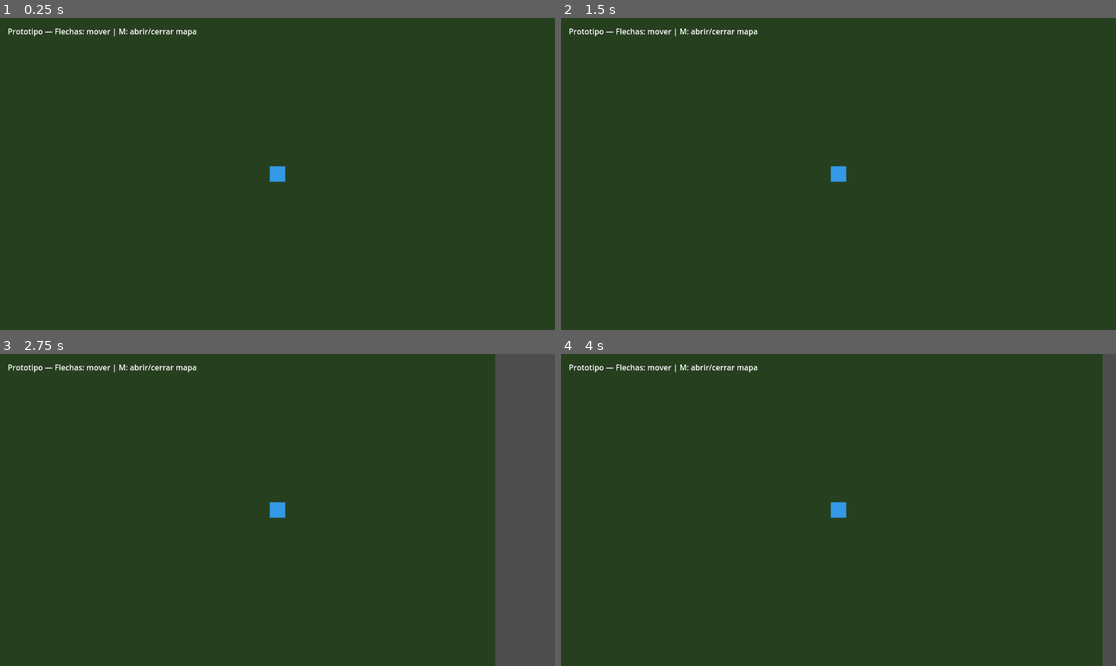
Above: before the commit, frames 1-4 (two rows, left to right).
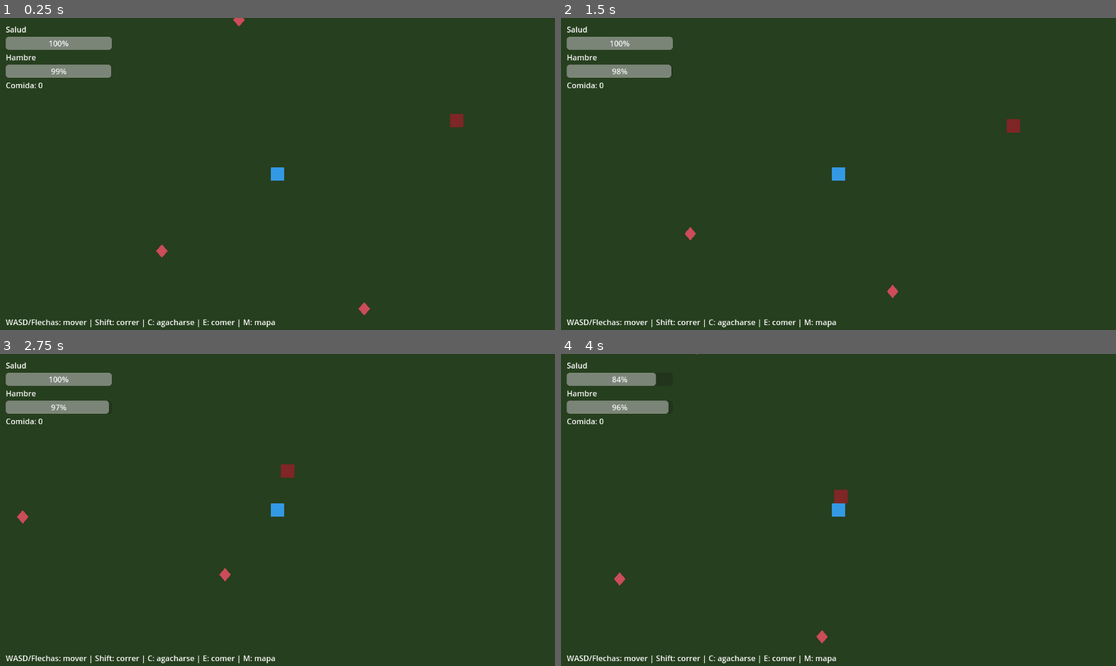
Above: after the commit, the same moments.

Repository: lorenzoengraf10-dot/z
Game: Godot game, scene res://scenes/Main.tscn
The game is run twice, just before and just after one commit, with the same random seed, the same clock (stepped at 60 frames per second) and the same inputs.
Inputs:
- Up to frame 1 (0.25 s): no input
- Up to frame 2 (1.5 s): tap Enter at 0.5 s; hold Right (ui_right) 0.53-1.28 s; hold C (crouch, bound only after the commit) 0.53-1.28 s; tap E (interact, bound only after the commit) at 0.8, 1.35 s; hold Down (ui_down) from 1.28 s (still down)
- Up to frame 3 (2.75 s): tap Shift (run, bound only after the commit) at 1.55 s; release Down (ui_down) at 2.03 s; hold Right (ui_right) from 2.03 s (still down); hold Shift (run, bound only after the commit) from 2.03 s (still down); tap C (crouch, bound only after the commit) at 2.3 s
- Up to frame 4 (4 s): release Right (ui_right) at 2.78 s; release Shift (run, bound only after the commit) at 2.78 s; hold Up (ui_up) 2.78-3.53 s; tap C (crouch, bound only after the commit) at 2.85 s; tap E (interact, bound only after the commit) at 3.05 s; hold Left (ui_left) from 3.53 s (still down); hold E (interact, bound only after the commit) from 3.53 s (still down); tap Shift (run, bound only after the commit) at 3.8 s

The runs differ from the first frame. In frame 1, 2.8% of the frame differs, in the area x 1-84%, y 0-100%; in frame 2, 2.8%; in frame 3, 14%, in the area x 1-100%, y 0-100%; in frame 4, 5.0%.

Commit message:
Build core survival loop prototype (stealth, zombie AI, needs)
Add the heart of the Phase 1 vertical slice on top of the Godot
scaffold:
- Player movement with walk/run/crouch, each with its own noise radius.
- Zombie AI state machine (wander/chase/attack) that detects the player
  by vision cone (with line of sight) or by hearing the player's noise.
- Reusable needs component (health + hunger) with starvation damage.
- Food pickups and consumption, plus a HUD wired to player signals.
- Input actions registered at runtime via an autoload.

All art is intentionally placeholder; the goal is validating the loop.

Co-Authored-By: Claude Sonnet 5 <noreply@anthropic.com>
Claude-Session: https://claude.ai/code/session_01GPReU8rGyh9vKeRmDAzMaQ

Diff:
--- a/game/project.godot
+++ b/game/project.godot
@@ -11,6 +11,15 @@
 run/main_scene="res://scenes/Main.tscn"
 config/features=PackedStringArray("4.2", "GL Compatibility")
 
+[autoload]
+
+InputSetup="*res://scripts/autoload/input_setup.gd"
+
+[display]
+
+window/size/viewport_width=1152
+window/size/viewport_height=648
+
 [rendering]
 
 renderer/rendering_method="gl_compatibility"
--- a/game/scenes/Main.tscn
+++ b/game/scenes/Main.tscn
@@ -1,14 +1,17 @@
-[gd_scene load_steps=4 format=3]
+[gd_scene load_steps=7 format=3]
 
 [ext_resource type="PackedScene" path="res://scenes/Player.tscn" id="1"]
 [ext_resource type="PackedScene" path="res://scenes/ui/MapScreen.tscn" id="2"]
 [ext_resource type="Script" path="res://scripts/main.gd" id="3"]
+[ext_resource type="PackedScene" path="res://scenes/Zombie.tscn" id="4"]
+[ext_resource type="PackedScene" path="res://scenes/Pickup.tscn" id="5"]
+[ext_resource type="PackedScene" path="res://scenes/ui/HUD.tscn" id="6"]
 
 [node name="Main" type="Node2D"]
 script = ExtResource("3")
 
 [node name="Ground" type="Polygon2D" parent="."]
-polygon = PackedVector2Array(-400, -300, 400, -300, 400, 300, -400, 300)
+polygon = PackedVector2Array(-600, -400, 600, -400, 600, 400, -600, 400)
 color = Color(0.15, 0.25, 0.12, 1)
 
 [node name="Player" parent="." instance=ExtResource("1")]
@@ -16,13 +19,27 @@
 [node name="Camera2D" type="Camera2D" parent="Player"]
 zoom = Vector2(2, 2)
 
+[node name="Zombie" parent="." instance=ExtResource("4")]
+position = Vector2(180, -60)
+
+[node name="Pickup" parent="." instance=ExtResource("5")]
+position = Vector2(-120, 80)
+
+[node name="Pickup2" parent="." instance=ExtResource("5")]
+position = Vector2(90, 140)
+
+[node name="Pickup3" parent="." instance=ExtResource("5")]
+position = Vector2(-40, -160)
+
 [node name="UI" type="CanvasLayer" parent="."]
 
 [node name="Instructions" type="Label" parent="UI"]
-offset_left = 16.0
-offset_top = 16.0
-offset_right = 560.0
-offset_bottom = 48.0
-text = "Prototipo — Flechas: mover | M: abrir/cerrar mapa"
+offset_left = 12.0
+offset_top = 620.0
+offset_right = 1140.0
+offset_bottom = 640.0
+text = "WASD/Flechas: mover | Shift: correr | C: agacharse | E: comer | M: mapa"
+
+[node name="HUD" parent="." instance=ExtResource("6")]
 
 [node name="MapScreen" parent="." instance=ExtResource("2")]
--- /dev/null
+++ b/game/scenes/Pickup.tscn
@@ -0,0 +1,18 @@
+[gd_scene load_steps=3 format=3]
+
+[ext_resource type="Script" path="res://scripts/pickup.gd" id="1"]
+
+[sub_resource type="CircleShape2D" id="CircleShape2D_1"]
+radius = 9.0
+
+[node name="Pickup" type="Area2D"]
+collision_layer = 0
+collision_mask = 2
+script = ExtResource("1")
+
+[node name="CollisionShape2D" type="CollisionShape2D" parent="."]
+shape = SubResource("CircleShape2D_1")
+
+[node name="Visual" type="Polygon2D" parent="."]
+polygon = PackedVector2Array(0, -7, 6, 0, 0, 7, -6, 0)
+color = Color(0.8, 0.3, 0.35, 1)
--- a/game/scenes/Player.tscn
+++ b/game/scenes/Player.tscn
@@ -1,16 +1,22 @@
-[gd_scene load_steps=3 format=3]
+[gd_scene load_steps=4 format=3]
 
 [ext_resource type="Script" path="res://scripts/player.gd" id="1"]
+[ext_resource type="Script" path="res://scripts/components/needs_component.gd" id="2"]
 
 [sub_resource type="RectangleShape2D" id="RectangleShape2D_1"]
-size = Vector2(16, 16)
+size = Vector2(14, 14)
 
 [node name="Player" type="CharacterBody2D"]
+collision_layer = 2
+collision_mask = 1
 script = ExtResource("1")
 
 [node name="CollisionShape2D" type="CollisionShape2D" parent="."]
 shape = SubResource("RectangleShape2D_1")
 
 [node name="Visual" type="Polygon2D" parent="."]
-polygon = PackedVector2Array(-8, -8, 8, -8, 8, 8, -8, 8)
+polygon = PackedVector2Array(-7, -7, 7, -7, 7, 7, -7, 7)
 color = Color(0.2, 0.6, 0.9, 1)
+
+[node name="NeedsComponent" type="Node" parent="."]
+script = ExtResource("2")
--- /dev/null
+++ b/game/scenes/Zombie.tscn
@@ -0,0 +1,22 @@
+[gd_scene load_steps=3 format=3]
+
+[ext_resource type="Script" path="res://scripts/zombie.gd" id="1"]
+
+[sub_resource type="RectangleShape2D" id="RectangleShape2D_1"]
+size = Vector2(14, 14)
+
+[node name="Zombie" type="CharacterBody2D"]
+collision_layer = 4
+collision_mask = 3
+script = ExtResource("1")
+
+[node name="CollisionShape2D" type="CollisionShape2D" parent="."]
+shape = SubResource("RectangleShape2D_1")
+
+[node name="Visual" type="Polygon2D" parent="."]
+polygon = PackedVector2Array(-7, -7, 7, -7, 7, 7, -7, 7)
+color = Color(0.5, 0.15, 0.15, 1)
+
+[node name="VisionRay" type="RayCast2D" parent="."]
+target_position = Vector2(0, 1)
+collision_mask = 1
--- /dev/null
+++ b/game/scenes/ui/HUD.tscn
@@ -0,0 +1,31 @@
+[gd_scene load_steps=2 format=3]
+
+[ext_resource type="Script" path="res://scripts/hud.gd" id="1"]
+
+[node name="HUD" type="CanvasLayer"]
+script = ExtResource("1")
+
+[node name="Panel" type="VBoxContainer" parent="."]
+offset_left = 12.0
+offset_top = 12.0
+offset_right = 232.0
+offset_bottom = 130.0
+
+[node name="HealthLabel" type="Label" parent="Panel"]
+text = "Salud"
+
+[node name="HealthBar" type="ProgressBar" parent="Panel"]
+custom_minimum_size = Vector2(200, 18)
+max_value = 100.0
+value = 100.0
+
+[node name="HungerLabel" type="Label" parent="Panel"]
+text = "Hambre"
+
+[node name="HungerBar" type="ProgressBar" parent="Panel"]
+custom_minimum_size = Vector2(200, 18)
+max_value = 100.0
+value = 100.0
+
+[node name="FoodLabel" type="Label" parent="Panel"]
+text = "Comida: 0"
--- /dev/null
+++ b/game/scripts/autoload/input_setup.gd
@@ -0,0 +1,22 @@
+extends Node
+## Autoload. Registra las acciones de input por código para no depender de
+## editar el mapa de teclas a mano en project.godot. Se ejecuta al arrancar,
+## antes que la escena principal.
+
+func _ready() -> void:
+	_add_action("move_up", [KEY_W, KEY_UP])
+	_add_action("move_down", [KEY_S, KEY_DOWN])
+	_add_action("move_left", [KEY_A, KEY_LEFT])
+	_add_action("move_right", [KEY_D, KEY_RIGHT])
+	_add_action("run", [KEY_SHIFT])
+	_add_action("crouch", [KEY_C])
+	_add_action("interact", [KEY_E])
+
+
+func _add_action(action: String, keys: Array) -> void:
+	if not InputMap.has_action(action):
+		InputMap.add_action(action)
+	for key in keys:
+		var ev := InputEventKey.new()
+		ev.physical_keycode = key
+		InputMap.action_add_event(action, ev)
--- /dev/null
+++ b/game/scripts/components/needs_component.gd
@@ -0,0 +1,58 @@
+class_name NeedsComponent
+extends Node
+## Necesidades del personaje. Por ahora salud y hambre; en la Fase 2 se suman
+## sed, cansancio, temperatura e infección (ver docs/ROADMAP.md).
+## Se diseña como componente reutilizable para poder colgarlo también de NPCs.
+
+signal health_changed(current: float, maximum: float)
+signal hunger_changed(current: float, maximum: float)
+signal died
+
+@export var max_health := 100.0
+@export var max_hunger := 100.0
+## Cuánta hambre se pierde por segundo.
+@export var hunger_decay_per_second := 1.0
+## Daño por segundo cuando el hambre llega a 0.
+@export var starving_damage_per_second := 2.0
+
+var health := 0.0
+var hunger := 0.0
+var _dead := false
+
+
+func _ready() -> void:
+	health = max_health
+	hunger = max_hunger
+
+
+func _process(delta: float) -> void:
+	if _dead:
+		return
+	set_hunger(hunger - hunger_decay_per_second * delta)
+	if hunger <= 0.0:
+		set_health(health - starving_damage_per_second * delta)
+
+
+func set_health(value: float) -> void:
+	health = clampf(value, 0.0, max_health)
+	health_changed.emit(health, max_health)
+	if health <= 0.0 and not _dead:
+		_dead = true
+		died.emit()
+
+
+func set_hunger(value: float) -> void:
+	hunger = clampf(value, 0.0, max_hunger)
+	hunger_changed.emit(hunger, max_hunger)
+
+
+func damage(amount: float) -> void:
+	set_health(health - amount)
+
+
+func heal(amount: float) -> void:
+	set_health(health + amount)
+
+
+func eat(amount: float) -> void:
+	set_hunger(hunger + amount)
--- /dev/null
+++ b/game/scripts/hud.gd
@@ -0,0 +1,41 @@
+extends CanvasLayer
+## HUD: barras de salud y hambre + contador de comida. Se conecta a las señales
+## del jugador para actualizarse solo.
+
+@onready var health_bar: ProgressBar = $Panel/HealthBar
+@onready var hunger_bar: ProgressBar = $Panel/HungerBar
+@onready var food_label: Label = $Panel/FoodLabel
+
+
+func _ready() -> void:
+	# Esperamos un frame para asegurarnos de que el jugador ya esté en el árbol.
+	await get_tree().process_frame
+
+	var players := get_tree().get_nodes_in_group("player")
+	if players.is_empty():
+		return
+	var player := players[0]
+
+	var needs: NeedsComponent = player.get_node("NeedsComponent")
+	needs.health_changed.connect(_on_health_changed)
+	needs.hunger_changed.connect(_on_hunger_changed)
+	_on_health_changed(needs.health, needs.max_health)
+	_on_hunger_changed(needs.hunger, needs.max_hunger)
+
+	if player.has_signal("inventory_changed"):
+		player.inventory_changed.connect(_on_inventory_changed)
+		_on_inventory_changed(player.inventory)
+
+
+func _on_health_changed(current: float, maximum: float) -> void:
+	health_bar.max_value = maximum
+	health_bar.value = current
+
+
+func _on_hunger_changed(current: float, maximum: float) -> void:
+	hunger_bar.max_value = maximum
+	hunger_bar.value = current
+
+
+func _on_inventory_changed(inventory: Dictionary) -> void:
+	food_label.text = "Comida: %d" % int(inventory.get("comida", 0))
--- /dev/null
+++ b/game/scripts/pickup.gd
@@ -0,0 +1,15 @@
+extends Area2D
+## Objeto recolectable. Al tocarlo el jugador, suma al inventario y desaparece.
+
+@export var item := "comida"
+@export var amount := 1
+
+
+func _ready() -> void:
+	body_entered.connect(_on_body_entered)
+
+
+func _on_body_entered(body: Node) -> void:
+	if body.is_in_group("player") and body.has_method("collect"):
+		body.collect(item, amount)
+		queue_free()
--- a/game/scripts/player.gd
+++ b/game/scripts/player.gd
@@ -1,8 +1,92 @@
 extends CharacterBody2D
+## Jugador. Movimiento top-down con tres modos que afectan velocidad y ruido:
+## agachado (lento, silencioso), caminar (normal) y correr (rápido, ruidoso).
+## El "radio de ruido" es lo que los zombies usan para oírte aunque no te vean.
 
-const SPEED := 120.0
+@export var walk_speed := 90.0
+@export var run_speed := 170.0
+@export var crouch_speed := 45.0
+
+## Radio de ruido (en píxeles) según el modo de movimiento.
+@export var walk_noise := 90.0
+@export var run_noise := 190.0
+@export var crouch_noise := 35.0
+
+## Cuánta hambre restaura comer una unidad de comida.
+@export var food_restore := 30.0
+
+signal inventory_changed(inventory: Dictionary)
+
+var facing := Vector2.DOWN
+var noise_radius := 0.0
+var inventory := {}
+
+@onready var needs: NeedsComponent = $NeedsComponent
+
+
+func _ready() -> void:
+	add_to_group("player")
+	needs.died.connect(_on_died)
+
 
 func _physics_process(_delta: float) -> void:
-	var input_dir := Input.get_vector("ui_left", "ui_right", "ui_up", "ui_down")
-	velocity = input_dir * SPEED
+	var input_dir := Input.get_vector("move_left", "move_right", "move_up", "move_down")
+	var moving := input_dir != Vector2.ZERO
+	var running := Input.is_action_pressed("run")
+	var crouching := Input.is_action_pressed("crouch")
+
+	var speed := walk_speed
+	if crouching:
+		speed = crouch_speed
+	elif running:
+		speed = run_speed
+
+	velocity = input_dir * speed
 	move_and_slide()
+
+	if moving:
+		facing = input_dir.normalized()
+		if crouching:
+			noise_radius = crouch_noise
+		elif running:
+			noise_radius = run_noise
+		else:
+			noise_radius = walk_noise
+	else:
+		noise_radius = 0.0
+
+
+func _unhandled_input(event: InputEvent) -> void:
+	if event.is_action_pressed("interact"):
+		_try_eat()
+
+
+## Lo consulta el zombie para saber a qué distancia te puede oír.
+func get_noise_radius() -> float:
+	return noise_radius
+
+
+## Lo llama el zombie al atacar.
+func apply_damage(amount: float) -> void:
+	needs.damage(amount)
+
+
+## Lo llaman los pickups al recogerlos.
+func collect(item: String, amount: int) -> void:
+	inventory[item] = inventory.get(item, 0) + amount
+	inventory_changed.emit(inventory)
+
+
+func _try_eat() -> void:
+	if inventory.get("comida", 0) > 0:
+		inventory["comida"] -= 1
+		needs.eat(food_restore)
+		inventory_changed.emit(inventory)
+
+
+func _on_died() -> void:
+	# Prototipo: la permadeath y la dificultad van a ser configurables (ver GDD).
+	# Por ahora, al morir se reinicia la escena tras un momento.
+	set_physics_process(false)
+	await get_tree().create_timer(1.5).timeout
+	get_tree().reload_current_scene()
--- /dev/null
+++ b/game/scripts/zombie.gd
@@ -0,0 +1,139 @@
+extends CharacterBody2D
+## Zombie con IA básica: deambula, detecta al jugador por visión (cono al frente,
+## con línea de vista) o por oído (si estás dentro de tu radio de ruido), lo
+## persigue hasta su última posición conocida, y ataca cuerpo a cuerpo.
+
+enum State { WANDER, CHASE, ATTACK }
+
+@export var wander_speed := 30.0
+@export var chase_speed := 110.0
+@export var vision_range := 220.0
+@export var vision_half_angle_deg := 45.0
+@export var attack_range := 20.0
+@export var attack_damage := 8.0
+@export var attack_cooldown := 1.0
+## Segundos sin detectar al jugador antes de dejar de perseguir.
+@export var lose_interest_time := 4.0
+
+var state: State = State.WANDER
+var facing := Vector2.DOWN
+var last_known_position := Vector2.ZERO
+
+var _wander_target := Vector2.ZERO
+var _wander_timer := 0.0
+var _time_since_seen := 999.0
+var _attack_timer := 0.0
+
+@onready var _vision_ray: RayCast2D = $VisionRay
+
+
+func _ready() -> void:
+	add_to_group("zombie")
+	_pick_wander_target()
+
+
+func _physics_process(delta: float) -> void:
+	_attack_timer -= delta
+	_time_since_seen += delta
+
+	var player := _detect_player()
+	if player != null:
+		last_known_position = player.global_position
+		_time_since_seen = 0.0
+
+	match state:
+		State.WANDER:
+			_do_wander(delta)
+			if player != null:
+				state = State.CHASE
+		State.CHASE:
+			_do_chase(delta, player)
+		State.ATTACK:
+			_do_attack(delta, player)
+
+
+## Devuelve el jugador si lo detecta por visión o por oído, si no null.
+func _detect_player() -> Node2D:
+	for p in get_tree().get_nodes_in_group("player"):
+		if not (p is Node2D):
+			continue
+		var to_player: Vector2 = p.global_position - global_position
+		var dist := to_player.length()
+
+		# Oído: entra dentro del radio de ruido del jugador (ignora paredes).
+		var noise := 0.0
+		if p.has_method("get_noise_radius"):
+			noise = p.get_noise_radius()
+		if noise > 0.0 and dist <= noise:
+			return p
+
+		# Visión: dentro del rango, dentro del cono al frente y con línea de vista.
+		if dist <= vision_range:
+			var angle := absf(rad_to_deg(facing.angle_to(to_player)))
+			if angle <= vision_half_angle_deg and _has_line_of_sight(p):
+				return p
+	return null
+
+
+func _has_line_of_sight(target: Node2D) -> bool:
+	_vision_ray.target_position = _vision_ray.to_local(target.global_position)
+	_vision_ray.force_raycast_update()
+	# La máscara del ray solo incluye paredes: si choca, hay algo tapando.
+	return not _vision_ray.is_colliding()
+
+
+func _do_wander(delta: float) -> void:
+	_wander_timer -= delta
+	if _wander_timer <= 0.0 or global_position.distance_to(_wander_target) < 8.0:
+		_pick_wander_target()
+	var dir := _wander_target - global_position
+	if dir.length() > 4.0:
+		dir = dir.normalized()
+		facing = dir
+		velocity = dir * wander_speed
+	else:
+		velocity = Vector2.ZERO
+	move_and_slide()
+
+
+func _pick_wander_target() -> void:
+	var angle := randf() * TAU
+	var radius := randf_range(40.0, 140.0)
+	_wander_target = global_position + Vector2.RIGHT.rotated(angle) * radius
+	_wander_timer = randf_range(2.0, 4.0)
+
+
+func _do_chase(delta: float, player: Node2D) -> void:
+	if _time_since_seen >= lose_interest_time:
+		state = State.WANDER
+		_pick_wander_target()
+		return
+	var to_target := last_known_position - global_position
+	var dist := to_target.length()
+	if player != null and player.global_position.distance_to(global_position) <= attack_range:
+		state = State.ATTACK
+		return
+	if dist > 2.0:
+		var dir := to_target.normalized()
+		facing = dir
+		velocity = dir * chase_speed
+	else:
+		velocity = Vector2.ZERO
+	move_and_slide()
+
+
+func _do_attack(_delta: float, player: Node2D) -> void:
+	velocity = Vector2.ZERO
+	move_and_slide()
+	if player == null:
+		state = State.CHASE
+		return
+	var dist := global_position.distance_to(player.global_position)
+	if dist > attack_range * 1.4:
+		state = State.CHASE
+		return
+	facing = (player.global_position - global_position).normalized()
+	if _attack_timer <= 0.0:
+		_attack_timer = attack_cooldown
+		if player.has_method("apply_damage"):
+			player.apply_damage(attack_damage)
Not shown, changed: docs/MASTER_PLAN.md
Not shown, changed: docs/ROADMAP.md
Not shown, changed: game/README.md
